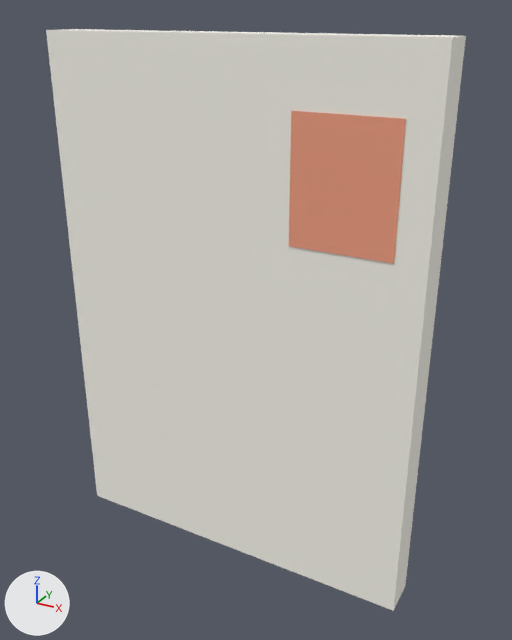
The glTF model game/art/props/mail_letter.glb as it was, and as the next commit left it.
The view is the same before and after, from a camera (50 mm lens) standing at (0.172, -0.291, 0.29) and looking at (0.009, 0.006, 0.142). The axes (+X, +Y, +Z) are drawn at lower left. The lights are the same throughout. The first picture is the older version. Vertices at exactly the same position are counted once.

The first picture shows 'mail_letter'.
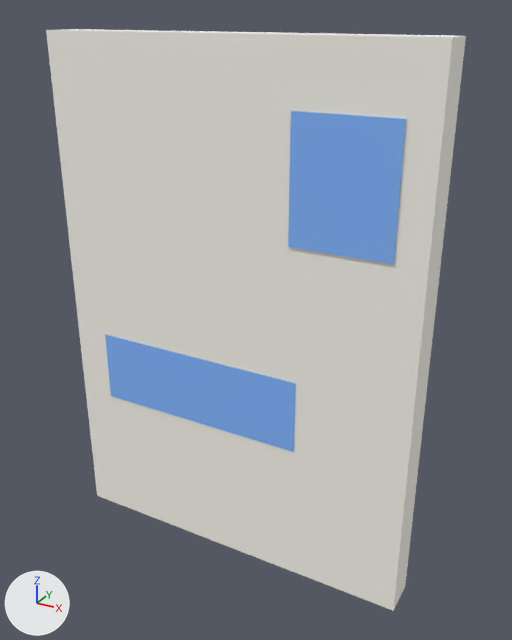
What differs and where, as boxes (x1, y1, x2, y2) in the pictures (512 x 640 px):
'mail_letter', recoloured, reshaped: (46, 29, 466, 611) in both
part 1 of me_cube, added (blue): after (105, 334, 296, 452)

Edits to the bpy script that builds the scene:
```text
Change mat_mat_mail_stamp:
    mat_mat_mail_stamp.base_color: (0.91, 0.36, 0.23) -> (0.239, 0.494, 1.0)  # beige #f5a284 -> blue #86bbff
Change me_cube:
    used by ob_mail_letter; location = (0.0, 0.0, 0.0)
    remove me_cube.from_pydata(...)  # 16 vertices, 24 faces; spans x -0.1..0.1, y -0.01..0.01, z 0.0..0.28
    add me_cube.from_pydata(...)  # 24 vertices, 36 faces; spans x -0.1..0.1, y -0.011..0.011, z 0.0..0.28
    me_cube part 1: a new loose piece, a box spanning x -0.08..0.04, y -0.01..0.01, z 0.08..0.12, in mat_mat_mail_stamp (blue #86bbff)
```
